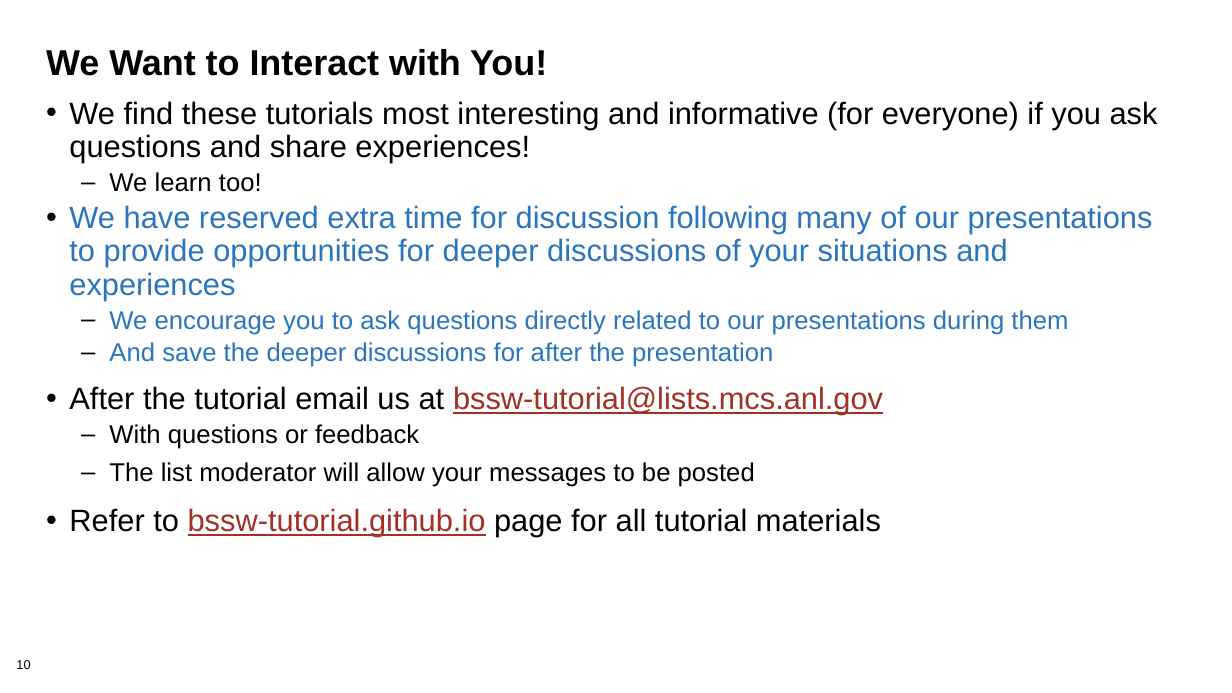
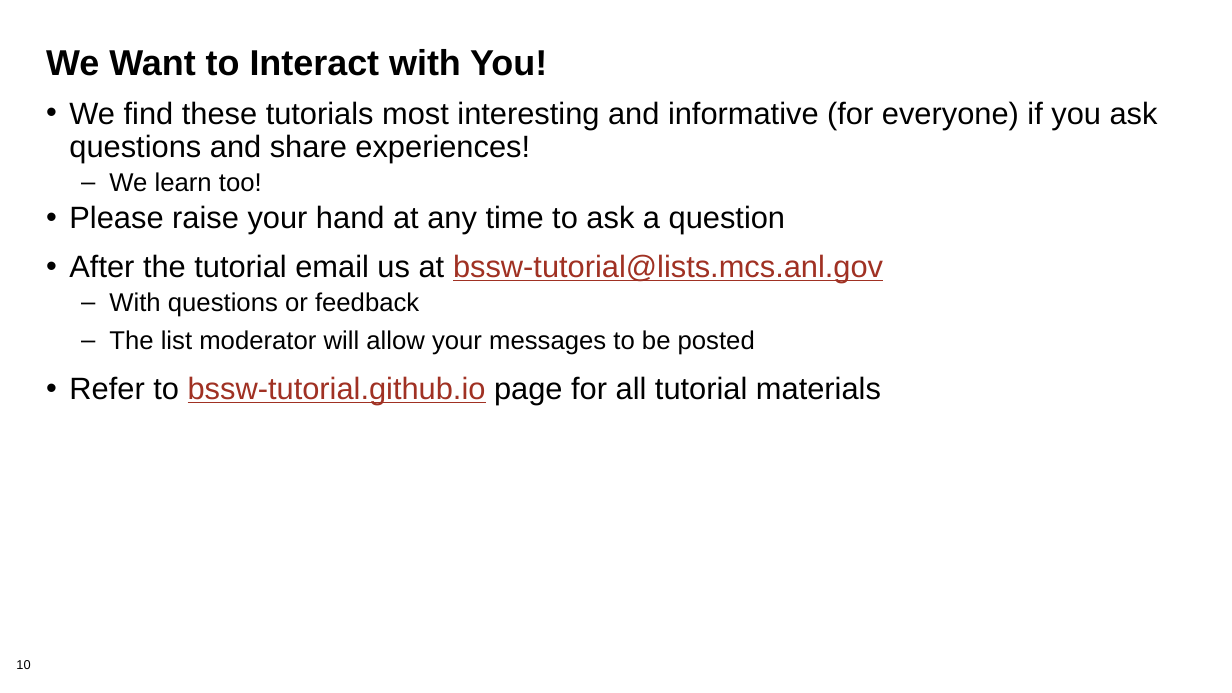
Before and after one commit to bssw-tutorial/presentations, a slide deck: slide 10 of intro-a.pptx. Drawn at 1232x693 pixels with LibreOffice and Linux fonts; fonts in the diff are those of the drawing; background and template pictures are left out. Boxes give left, top, right and bottom in pixels: in the first picture for what was removed or moved away, otherwise in the second. Text is boxed around its words. In the diff, an @@ line names an element or a change of style, - is before the commit and + after.

```diff
--- a/intro-a.pptx
+++ b/intro-a.pptx
@@ text at (69, 205, 785, 234): text changed; text colour #2A75BB to #000000 @@
-• We have reserved extra time for discussion following many of our presentations to provide opportunities for deeper discussions of your situations and experiences
-  – We encourage you to ask questions directly related to our presentations during them
-  – And save the deeper discussions for after the presentation
+• Please raise your hand at any time to ask a question
```
Also in this commit, not shown: 5 other slides changed, 7 other files.
